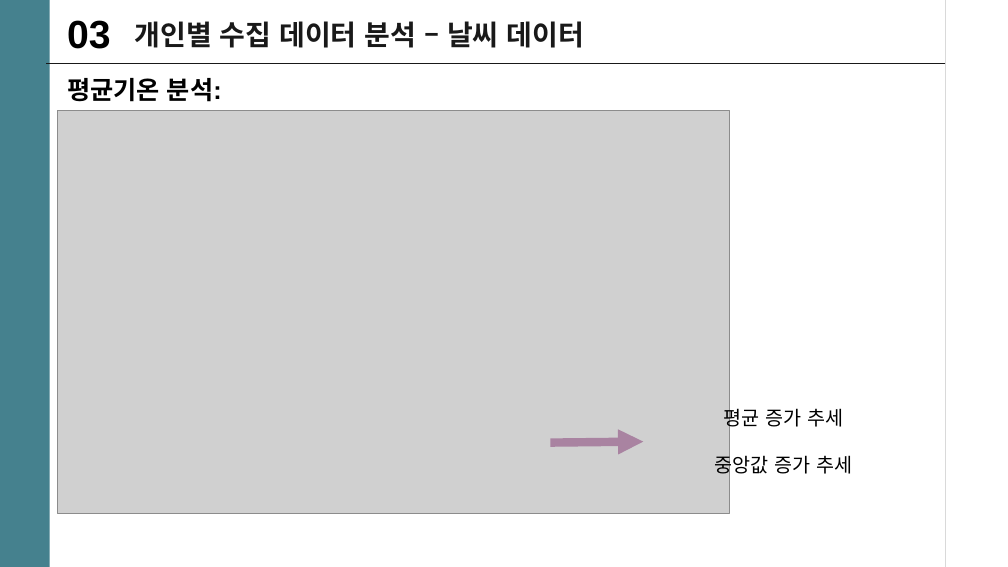
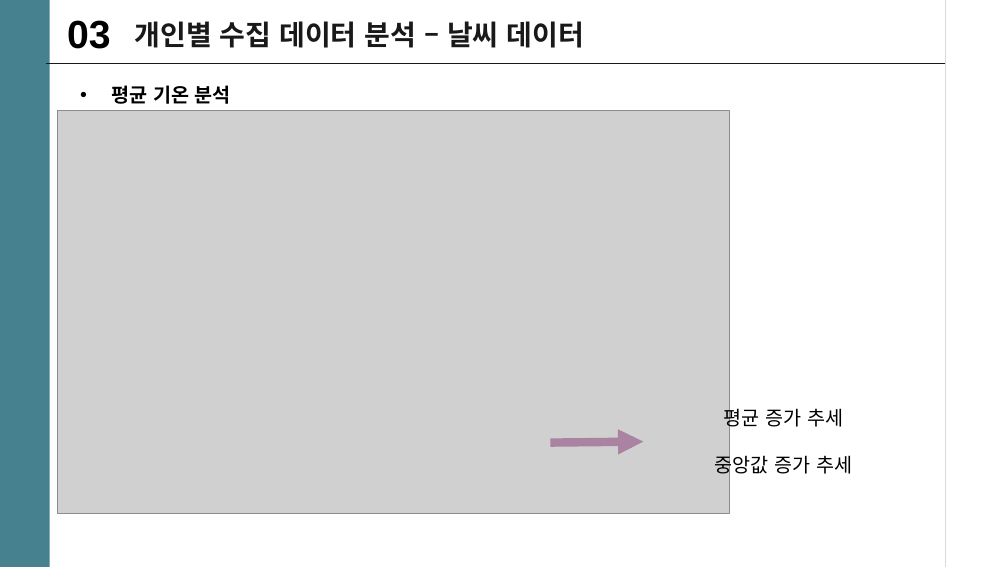
Before and after one commit to mini-project-y/1st_mini_project, a slide deck: slide 20 of Mook/PJT_유현수_수정본.pptx (slide 25 before the commit). Drawn at 1008x567 pixels with LibreOffice and Linux fonts; fonts in the diff are those of the drawing; grey boxes stand for pictures. Boxes give left, top, right and bottom in pixels: in the first picture for what was removed or moved away, otherwise in the second. Text is boxed around its words. In the diff, an @@ line names an element or a change of style, - is before the commit and + after.

```diff
--- a/Mook/PJT_유현수_수정본.pptx
+++ b/Mook/PJT_유현수_수정본.pptx
@@ text at (112, 85, 231, 104): text changed; size 18 to 14 pt @@
-평균기온 분석:
+• 평균 기온 분석
```
Also in this commit, not shown: 14 other slides changed, 6 slides added, 5 slides removed.
